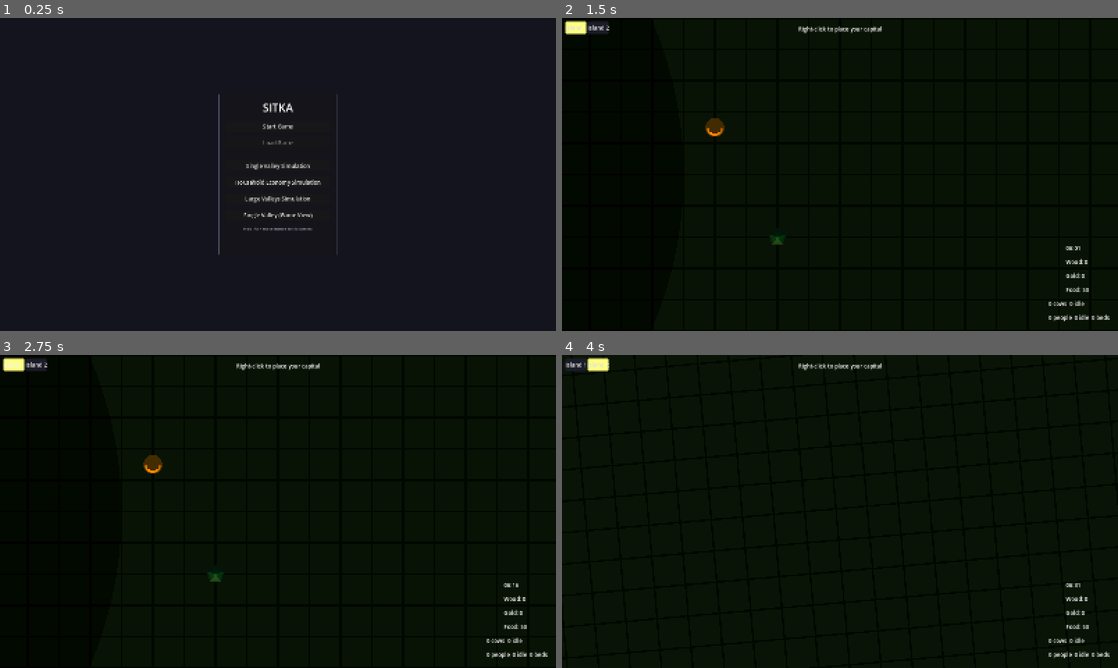
Above: before the commit, frames 1-4 (two rows, left to right).
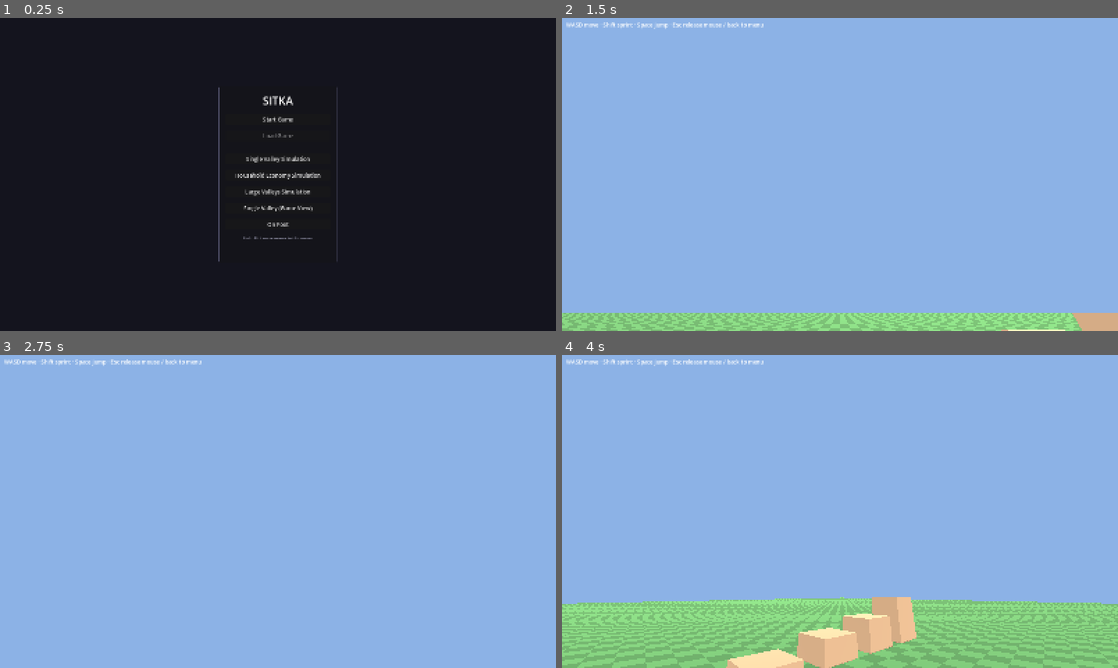
Above: after the commit, the same moments.

Repository: forsman5/sitka
Game: Godot game, scene res://scenes/ui/main_menu.tscn
The game is run twice, just before and just after one commit, with the same random seed, the same clock (stepped at 60 frames per second) and the same inputs.
Inputs (mouse positions are in pixels of both pictures, inside the frame that each line leads up to):
- Up to frame 1 (0.25 s): no input
- Up to frame 2 (1.5 s): click (840, 224) at 0.5 s, where only the run after the commit has a clickable "On Foot"; click (840, 127) at 1.25 s, where only the run before the commit has a clickable "Start Game"
- Up to frame 3 (2.75 s): click (11, 364) at 2 s, where only the run before the commit has a clickable "Island 1"
- Up to frame 4 (4 s): click (595, 364) at 2.75 s, where only the run before the commit has a clickable "Island 2"; tap Enter at 3.5 s; move the mouse to (962, 495) at 3.52 s; hold Right (ui_right) from 3.53 s (still down); hold Shift from 3.53 s (still down); click (962, 495) at 3.67 s; tap Space at 3.77 s; tap E at 3.8 s

The runs differ from the first frame. In frame 1, 1.7% of the frame differs, in the area x 39-61%, y 22-78%; in frame 2, 100%, in the area x 0-100%, y 0-100%; in frame 3, 100%; in frame 4, 100%.

Commit message:
Add On Foot first-person walking prototype
Separate scene reachable from the main menu: blank plane, WASD + mouse look,
Space jump, Shift sprint, with accel/friction, coyote time, jump buffer,
head bob and landing dip.

Co-Authored-By: Claude Sonnet 5.5 <noreply@anthropic.com>

Diff:
--- /dev/null
+++ b/scenes/on_foot/on_foot.tscn
@@ -0,0 +1,6 @@
+[gd_scene load_steps=2 format=3]
+
+[ext_resource type="Script" path="res://scripts/on_foot/on_foot_world.gd" id="1_world"]
+
+[node name="OnFoot" type="Node3D"]
+script = ExtResource("1_world")
--- a/scenes/ui/main_menu.tscn
+++ b/scenes/ui/main_menu.tscn
@@ -30,9 +30,9 @@
 anchor_right = 0.5
 anchor_bottom = 0.5
 offset_left = -170.0
-offset_top = -235.0
+offset_top = -255.0
 offset_right = 170.0
-offset_bottom = 235.0
+offset_bottom = 255.0
 theme_override_styles/panel = SubResource("PanelStyle_1")
 
 [node name="VBox" type="VBoxContainer" parent="Panel"]
@@ -69,6 +69,9 @@
 [node name="RiverValleyViewButton" type="Button" parent="Panel/VBox"]
 text = "Single Valley (Game View)"
 
+[node name="OnFootButton" type="Button" parent="Panel/VBox"]
+text = "On Foot"
+
 [node name="HintLabel" type="Label" parent="Panel/VBox"]
 text = "Hold Alt + move mouse to tilt camera"
 horizontal_alignment = 1
@@ -81,3 +84,4 @@
 [connection signal="pressed" from="Panel/VBox/HouseholdEconomySimButton" to="." method="_on_household_economy_sim_pressed"]
 [connection signal="pressed" from="Panel/VBox/LargeValleysSimButton" to="." method="_on_large_valleys_sim_pressed"]
 [connection signal="pressed" from="Panel/VBox/RiverValleyViewButton" to="." method="_on_river_valley_view_pressed"]
+[connection signal="pressed" from="Panel/VBox/OnFootButton" to="." method="_on_on_foot_pressed"]
--- /dev/null
+++ b/scripts/on_foot/on_foot_player.gd
@@ -0,0 +1,127 @@
+class_name OnFootPlayer extends CharacterBody3D
+## First-person walker: WASD + mouse look, Space to jump, Shift to sprint.
+## Keys are read by physical keycode so no InputMap entries are needed.
+
+@export var walk_speed: float = 5.0
+@export var sprint_speed: float = 8.5
+@export var ground_accel: float = 60.0
+@export var ground_friction: float = 50.0
+@export var air_accel: float = 12.0
+@export var jump_height: float = 1.2
+@export var gravity_scale: float = 2.2
+@export var fall_gravity_mult: float = 1.35
+@export var coyote_time: float = 0.1
+@export var jump_buffer_time: float = 0.1
+@export var mouse_sensitivity: float = 0.0022
+@export var eye_height: float = 1.65
+@export var bob_amount: float = 0.04
+@export var bob_frequency: float = 2.2
+
+var _head: Node3D
+var _camera: Camera3D
+var _pitch: float = 0.0
+var _coyote_left: float = 0.0
+var _buffer_left: float = 0.0
+var _bob_t: float = 0.0
+var _was_on_floor: bool = true
+var _land_dip: float = 0.0
+var _gravity: float
+
+func _ready() -> void:
+	_gravity = ProjectSettings.get_setting("physics/3d/default_gravity", 9.8) * gravity_scale
+
+	var shape := CapsuleShape3D.new()
+	shape.radius = 0.35
+	shape.height = 1.8
+	var col := CollisionShape3D.new()
+	col.shape = shape
+	col.position.y = 0.9
+	add_child(col)
+
+	_head = Node3D.new()
+	_head.position.y = eye_height
+	add_child(_head)
+
+	_camera = Camera3D.new()
+	_camera.fov = 80.0
+	_camera.current = true
+	_head.add_child(_camera)
+
+	Input.mouse_mode = Input.MOUSE_MODE_CAPTURED
+
+func _exit_tree() -> void:
+	Input.mouse_mode = Input.MOUSE_MODE_VISIBLE
+
+func _unhandled_input(event: InputEvent) -> void:
+	if event is InputEventMouseMotion and Input.mouse_mode == Input.MOUSE_MODE_CAPTURED:
+		rotate_y(-event.relative.x * mouse_sensitivity)
+		_pitch = clampf(_pitch - event.relative.y * mouse_sensitivity, -PI * 0.495, PI * 0.495)
+		_head.rotation.x = _pitch
+	elif event is InputEventMouseButton and event.pressed and Input.mouse_mode != Input.MOUSE_MODE_CAPTURED:
+		Input.mouse_mode = Input.MOUSE_MODE_CAPTURED
+	elif event is InputEventKey and event.pressed and not event.echo:
+		if event.physical_keycode == KEY_ESCAPE:
+			if Input.mouse_mode == Input.MOUSE_MODE_CAPTURED:
+				Input.mouse_mode = Input.MOUSE_MODE_VISIBLE
+			else:
+				get_tree().change_scene_to_file("res://scenes/ui/main_menu.tscn")
+		elif event.physical_keycode == KEY_SPACE:
+			_buffer_left = jump_buffer_time
+
+func _physics_process(delta: float) -> void:
+	var on_floor := is_on_floor()
+
+	# Landing dip, scaled by impact speed.
+	if on_floor and not _was_on_floor:
+		_land_dip = clampf(-velocity.y * 0.012, 0.0, 0.12)
+	_was_on_floor = on_floor
+
+	if on_floor:
+		_coyote_left = coyote_time
+	else:
+		_coyote_left = maxf(_coyote_left - delta, 0.0)
+	_buffer_left = maxf(_buffer_left - delta, 0.0)
+
+	# Gravity (heavier on the way down for a snappier arc).
+	if not on_floor:
+		var g := _gravity * (fall_gravity_mult if velocity.y < 0.0 else 1.0)
+		velocity.y -= g * delta
+
+	# Jump: buffered press + coyote window. Holding Space re-jumps on landing.
+	if _buffer_left > 0.0 and _coyote_left > 0.0:
+		velocity.y = sqrt(2.0 * _gravity * jump_height)
+		_buffer_left = 0.0
+		_coyote_left = 0.0
+	elif on_floor and Input.is_physical_key_pressed(KEY_SPACE) and _buffer_left <= 0.0:
+		_buffer_left = jump_buffer_time
+
+	# Horizontal movement.
+	var input := Vector2.ZERO
+	if Input.mouse_mode == Input.MOUSE_MODE_CAPTURED:
+		input.x = int(Input.is_physical_key_pressed(KEY_D)) - int(Input.is_physical_key_pressed(KEY_A))
+		input.y = int(Input.is_physical_key_pressed(KEY_S)) - int(Input.is_physical_key_pressed(KEY_W))
+	input = input.limit_length(1.0)
+	var wish := (transform.basis * Vector3(input.x, 0.0, input.y)).normalized() * input.length()
+	var speed := sprint_speed if Input.is_physical_key_pressed(KEY_SHIFT) else walk_speed
+	var target := Vector3(wish.x, 0.0, wish.z) * speed
+	var horiz := Vector3(velocity.x, 0.0, velocity.z)
+
+	if input != Vector2.ZERO:
+		horiz = horiz.move_toward(target, (ground_accel if on_floor else air_accel) * delta)
+	elif on_floor:
+		horiz = horiz.move_toward(Vector3.ZERO, ground_friction * delta)
+	velocity.x = horiz.x
+	velocity.z = horiz.z
+
+	move_and_slide()
+	_update_camera(delta)
+
+func _update_camera(delta: float) -> void:
+	var horiz_speed := Vector2(velocity.x, velocity.z).length()
+	var bob := 0.0
+	if is_on_floor() and horiz_speed > 0.5:
+		_bob_t += delta * bob_frequency * horiz_speed
+		bob = sin(_bob_t) * bob_amount * clampf(horiz_speed / walk_speed, 0.0, 1.5)
+	_land_dip = move_toward(_land_dip, 0.0, delta * 0.6)
+	var target_y := eye_height + bob - _land_dip
+	_head.position.y = lerpf(_head.position.y, target_y, clampf(delta * 25.0, 0.0, 1.0))
--- /dev/null
+++ b/scripts/on_foot/on_foot_world.gd
@@ -0,0 +1,90 @@
+extends Node3D
+## Blank test plane for first-person movement tuning.
+
+const PLANE_SIZE := 200.0
+
+func _ready() -> void:
+	_build_ground()
+	_build_markers()
+	_build_environment()
+
+	var player := OnFootPlayer.new()
+	player.name = "Player"
+	player.position = Vector3(0, 0.1, 0)
+	add_child(player)
+
+	var hint := Label.new()
+	hint.text = "WASD move · Shift sprint · Space jump · Esc release mouse / back to menu"
+	hint.position = Vector2(12, 8)
+	var layer := CanvasLayer.new()
+	layer.add_child(hint)
+	add_child(layer)
+
+func _build_ground() -> void:
+	var body := StaticBody3D.new()
+	var col := CollisionShape3D.new()
+	var box := BoxShape3D.new()
+	box.size = Vector3(PLANE_SIZE, 1.0, PLANE_SIZE)
+	col.shape = box
+	col.position.y = -0.5
+	body.add_child(col)
+
+	var mesh := MeshInstance3D.new()
+	var plane := PlaneMesh.new()
+	plane.size = Vector2(PLANE_SIZE, PLANE_SIZE)
+	mesh.mesh = plane
+	var mat := StandardMaterial3D.new()
+	mat.albedo_color = Color(0.32, 0.5, 0.28)
+	mat.uv1_scale = Vector3(PLANE_SIZE / 2.0, PLANE_SIZE / 2.0, 1)
+	mat.albedo_texture = _checker_texture()
+	mat.texture_filter = BaseMaterial3D.TEXTURE_FILTER_NEAREST_WITH_MIPMAPS_ANISOTROPIC
+	mesh.material_override = mat
+	body.add_child(mesh)
+	add_child(body)
+
+## Small checker so motion and speed are readable on an otherwise blank plane.
+func _checker_texture() -> ImageTexture:
+	var img := Image.create(2, 2, false, Image.FORMAT_RGB8)
+	img.set_pixel(0, 0, Color(1, 1, 1))
+	img.set_pixel(1, 1, Color(1, 1, 1))
+	img.set_pixel(1, 0, Color(0.85, 0.85, 0.85))
+	img.set_pixel(0, 1, Color(0.85, 0.85, 0.85))
+	return ImageTexture.create_from_image(img)
+
+## A few boxes of known size for judging scale and jump height.
+func _build_markers() -> void:
+	var heights := [0.5, 1.0, 1.5, 2.5]
+	for i in heights.size():
+		var h: float = heights[i]
+		var body := StaticBody3D.new()
+		body.position = Vector3(4.0 + i * 3.0, h * 0.5, -8.0)
+		var col := CollisionShape3D.new()
+		var box := BoxShape3D.new()
+		box.size = Vector3(2, h, 2)
+		col.shape = box
+		body.add_child(col)
+		var mesh := MeshInstance3D.new()
+		var bm := BoxMesh.new()
+		bm.size = box.size
+		mesh.mesh = bm
+		var mat := StandardMaterial3D.new()
+		mat.albedo_color = Color(0.7, 0.55, 0.4)
+		mesh.material_override = mat
+		body.add_child(mesh)
+		add_child(body)
+
+func _build_environment() -> void:
+	var sun := DirectionalLight3D.new()
+	sun.rotation_degrees = Vector3(-50, -30, 0)
+	sun.shadow_enabled = true
+	add_child(sun)
+
+	var env := Environment.new()
+	env.background_mode = Environment.BG_COLOR
+	env.background_color = Color(0.55, 0.7, 0.9)
+	env.ambient_light_source = Environment.AMBIENT_SOURCE_COLOR
+	env.ambient_light_color = Color(0.7, 0.75, 0.85)
+	env.ambient_light_energy = 0.6
+	var we := WorldEnvironment.new()
+	we.environment = env
+	add_child(we)
--- a/scripts/ui/main_menu.gd
+++ b/scripts/ui/main_menu.gd
@@ -32,3 +32,6 @@
 
 func _on_river_valley_view_pressed() -> void:
 	get_tree().change_scene_to_file("res://scenes/valley/river_valley.tscn")
+
+func _on_on_foot_pressed() -> void:
+	get_tree().change_scene_to_file("res://scenes/on_foot/on_foot.tscn")
Not shown, added: scripts/on_foot/on_foot_player.gd.uid
Not shown, added: scripts/on_foot/on_foot_world.gd.uid
